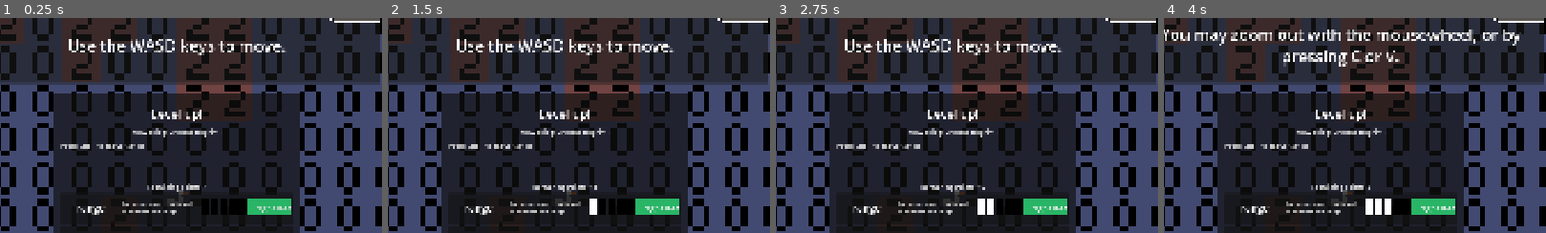
Above: before the commit, frames 1-4 (left to right).
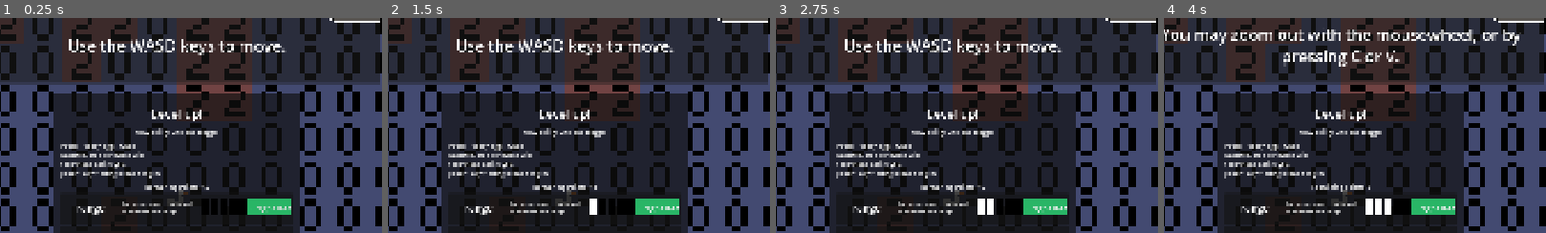
Above: after the commit, the same moments.

Repository: morie197/guwa-guwa-adventures
Game: Godot game, scene res://scenes/level.tscn
The game is run twice, just before and just after one commit, with the same random seed, the same clock (stepped at 60 frames per second) and the same inputs.
Inputs (mouse positions are % of the whole screen's width and height, from its top left):
- Up to frame 1 (0.25 s): no input
- Up to frame 2 (1.5 s): click "Upgrade!" at 0.5 s; tap F at 1.25 s; move the mouse to (72, 45) at 1.27 s; hold D (right) from 1.28 s (still down); tap R (dive) at 1.35 s; click (72, 45) at 1.42 s
- Up to frame 3 (2.75 s): tap F at 2 s; move the mouse to (30, 55) at 2.02 s; release D (right) at 2.03 s; hold S (down) from 2.03 s (still down); tap Space (fly) at 2.1 s
- Up to frame 4 (4 s): tap F at 2.75, 3.5 s; move the mouse to (60, 28) at 2.77 s; release S (down) at 2.78 s; hold D (right) 2.78-3.53 s; tap Enter (nextTutorialItem) at 2.85 s; move the mouse to (45, 70) at 3.52 s; hold W (up) from 3.53 s (still down); tap Q (quack) at 3.6 s; click (45, 70) at 3.67 s
The pictures show only the part of the screen within x 27-77%, y 8-58%; the shares and areas given below are measured in that part.

The runs differ from the first frame. In frame 1, 2.1% of the frame differs, in the area x 15-57%, y 51-81%; in frame 2, 1.7%; in frame 3, 1.7%; in frame 4, 1.7%.

Commit message:
[Fix] Upgrade UI points not updating
Makes a new level-up UI to replace the old one when called multiple times.

Diff:
--- a/scripts/ui_manager.gd
+++ b/scripts/ui_manager.gd
@@ -20,7 +20,7 @@
 func _showLevelUpUI():
 	GameManager.paused = true
 	if levelUpUI != null:
-		return
+		levelUpUI.queue_free()
 	levelUpUI = LEVEL_UP_UI.instantiate()
 	add_child(levelUpUI)
 
